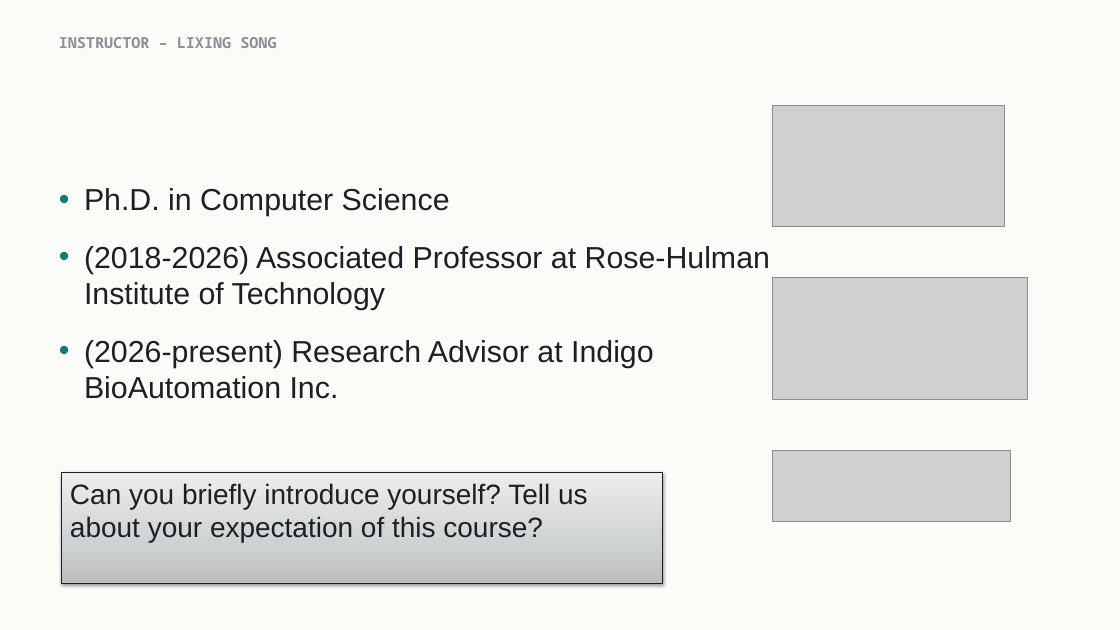
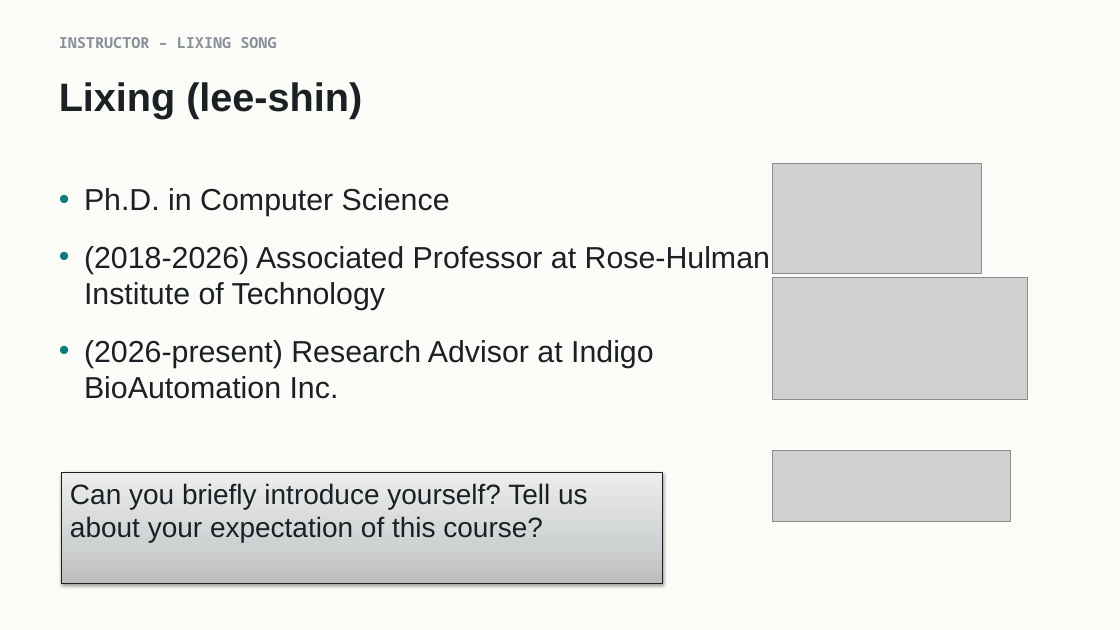
Before and after one commit to indigobio/msacl_dl_course, a slide deck: slide 2 of slides/pptx/lecture01_intro.pptx. Drawn at 1120x630 pixels with LibreOffice and Linux fonts; fonts in the diff are those of the drawing; grey boxes stand for pictures. Boxes give left, top, right and bottom in pixels: in the first picture for what was removed or moved away, otherwise in the second. Text is boxed around its words. In the diff, an @@ line names an element or a change of style, - is before the commit and + after.

```diff
--- a/slides/pptx/lecture01_intro.pptx
+++ b/slides/pptx/lecture01_intro.pptx
@@ title added at (59,82,362,118), 34 pt, text #1B2025, bold @@
+Lixing (lee-shin)
@@ picture: place and size @@
-picture at (772,105,1004,226)
+picture at (772,164,981,273)
```
Also in this commit, not shown: 1 other slide changed, 8 other files.
